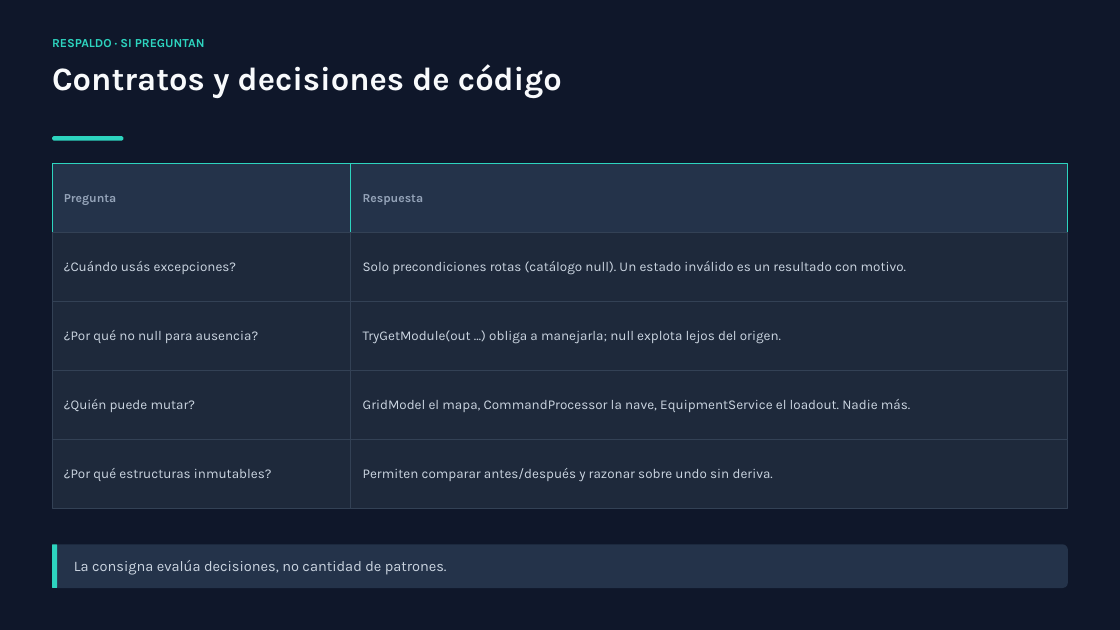
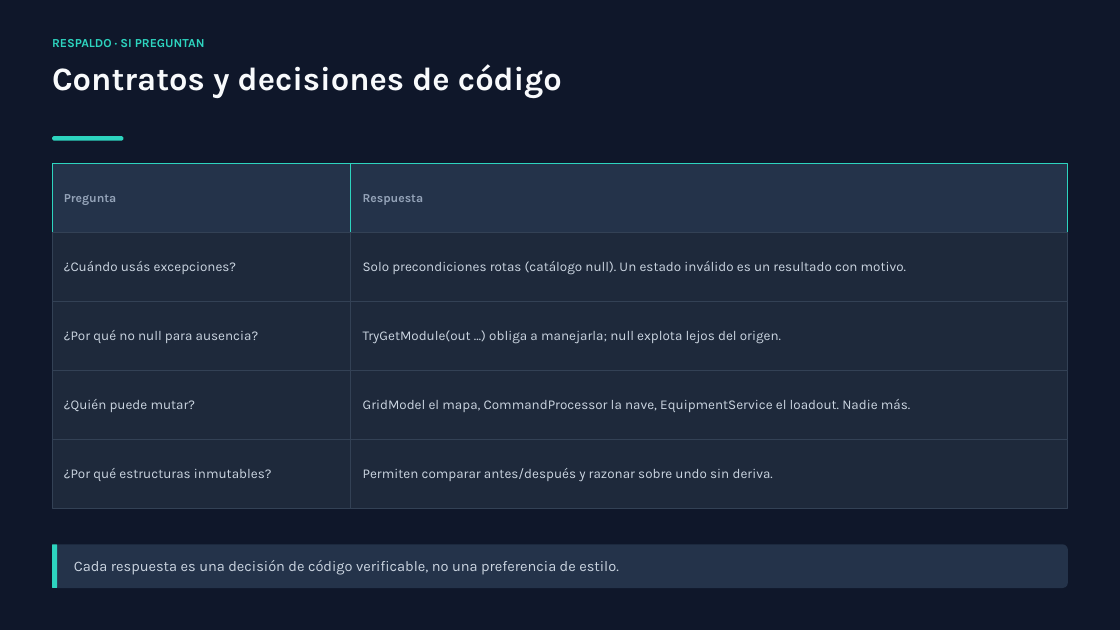
Before and after one commit to SenKetZu/HexPG, a slide deck: slide 19 of docs/presentacion/TP2-VoidHex-Tactics.pptx (slide 20 before the commit). Drawn at 1120x630 pixels with LibreOffice and Linux fonts; fonts in the diff are those of the drawing. Boxes give left, top, right and bottom in pixels: in the first picture for what was removed or moved away, otherwise in the second. Text is boxed around its words. In the diff, an @@ line names an element or a change of style, - is before the commit and + after.

```diff
--- a/docs/presentacion/TP2-VoidHex-Tactics.pptx
+++ b/docs/presentacion/TP2-VoidHex-Tactics.pptx
@@ text at (74, 560, 619, 575): text changed @@
-La consigna evalúa decisiones, no cantidad de patrones.
+Cada respuesta es una decisión de código verificable, no una preferencia de estilo.
```
Also in this commit, not shown: 18 other slides changed, 1 slide added, 2 slides removed, 2 other files.
